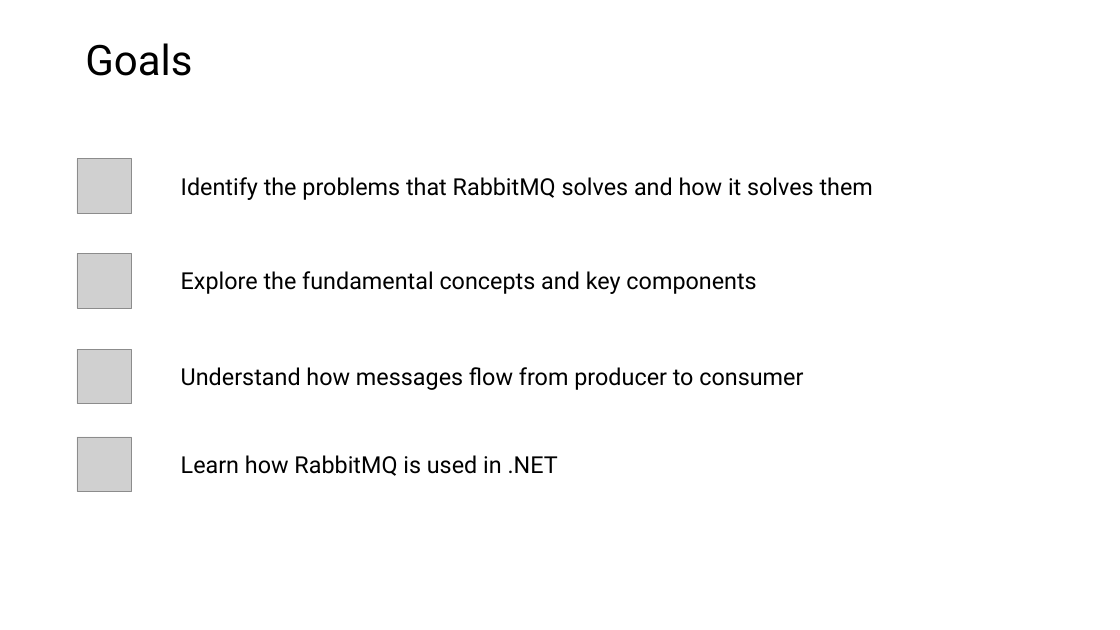
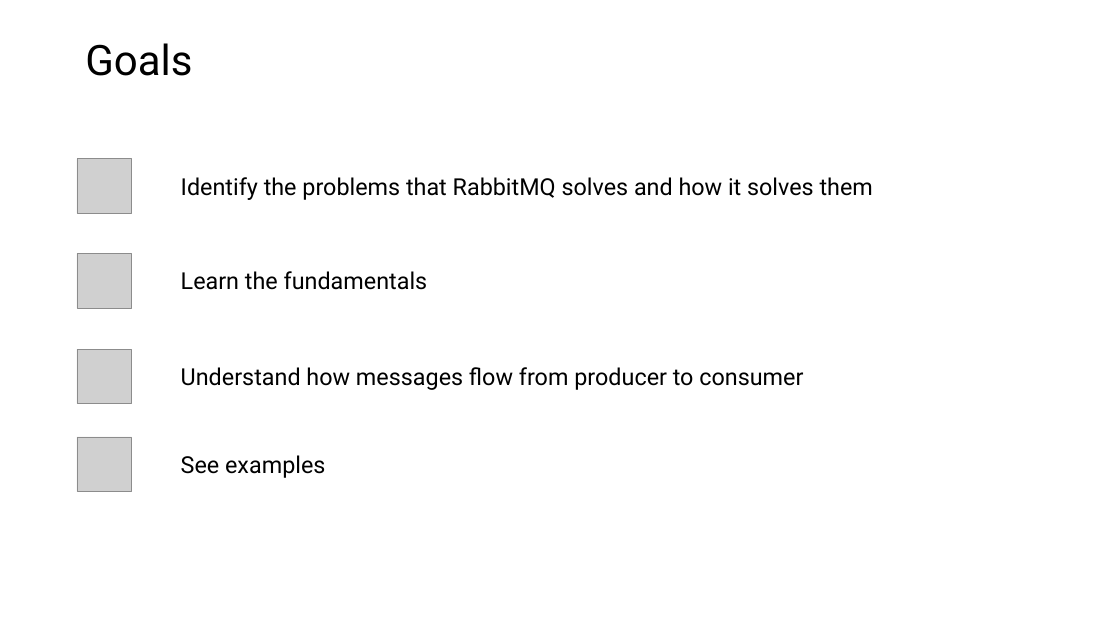
Before and after one commit to roblappcoupa/rabbitmq-presentation, a slide deck: slide 2 of Docs/RabbitMQ.pptx. Drawn at 1120x630 pixels with LibreOffice and Linux fonts; fonts in the diff are those of the drawing; grey boxes stand for pictures. Boxes give left, top, right and bottom in pixels: in the first picture for what was removed or moved away, otherwise in the second. Text is boxed around its words. In the diff, an @@ line names an element or a change of style, - is before the commit and + after.

```diff
--- a/Docs/RabbitMQ.pptx
+++ b/Docs/RabbitMQ.pptx
@@ text at [181,271,428,290]: text changed @@
-Explore the fundamental concepts and key components
+Learn the fundamentals
@@ text at [181,455,325,478]: text changed @@
-Learn how RabbitMQ is used in .NET
+See examples
```
Also in this commit, not shown: 14 other slides changed, 3 slides added, 1 other file.
